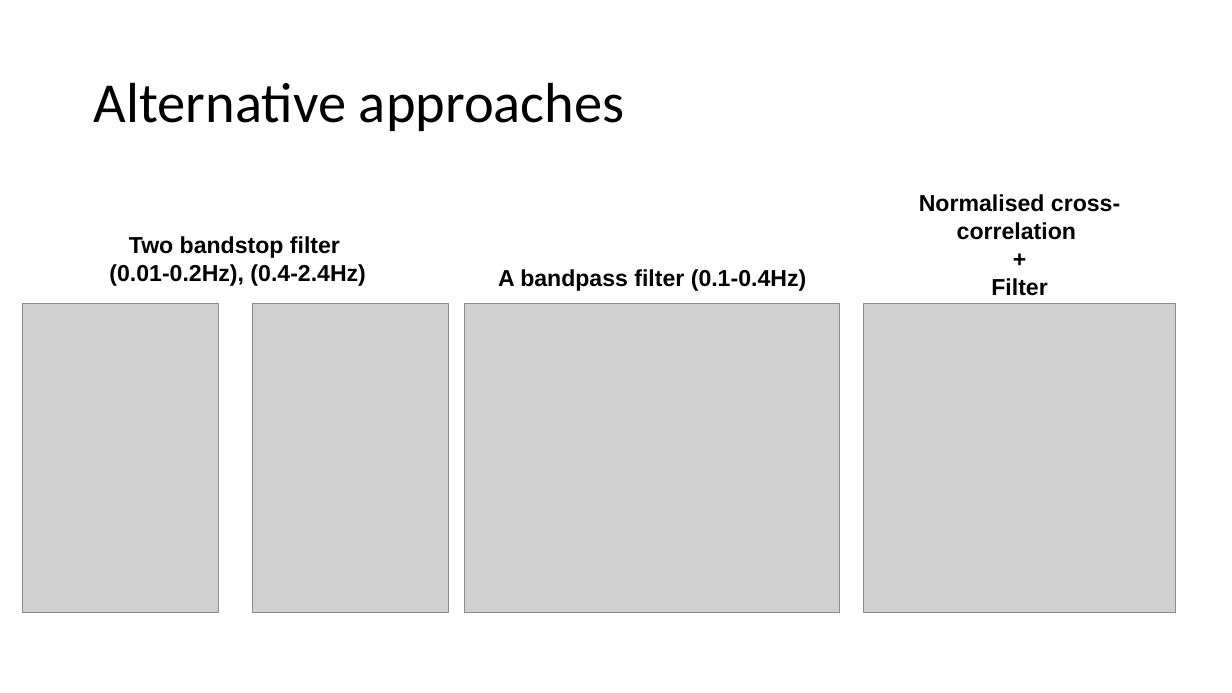
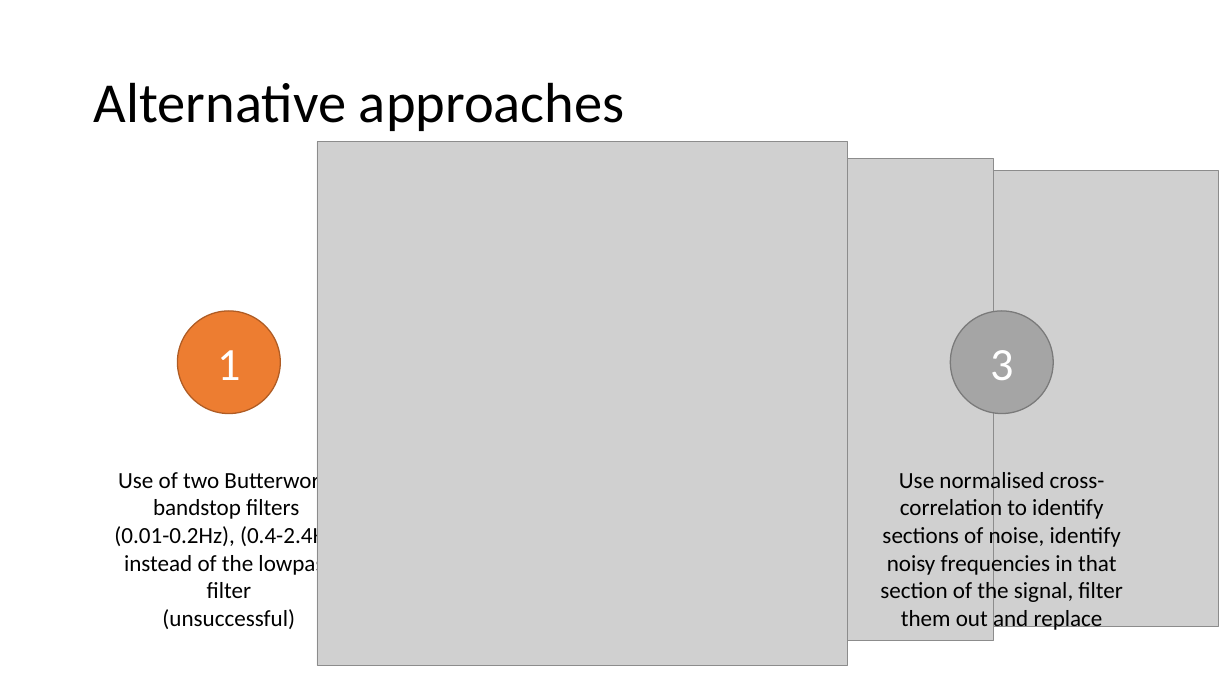
Before and after one commit to AoibheT-H/Algorithm_Challenge, a slide deck: slide 4 of Aoibhe_Turner_Heaney_Algorithm_Challenge_Presentation.pptx. Drawn at 1232x693 pixels with LibreOffice and Linux fonts; fonts in the diff are those of the drawing; grey boxes stand for pictures. Boxes give left, top, right and bottom in pixels: in the first picture for what was removed or moved away, otherwise in the second. Text is boxed around its words. In the diff, an @@ line names an element or a change of style, - is before the commit and + after.

```diff
--- a/Aoibhe_Turner_Heaney_Algorithm_Challenge_Presentation.pptx
+++ b/Aoibhe_Turner_Heaney_Algorithm_Challenge_Presentation.pptx
@@ picture: place and size @@
-picture at (863,304,1176,613)
+picture at (317,142,848,666)
@@ picture: place and size @@
-picture at (465,304,840,613)
+picture at (665,171,1219,627)
@@ picture: place and size @@
-picture at (252,304,449,613)
+picture at (687,159,994,640)
@@ text removed at (919,194,1120,296) @@
-Normalised cross-correlation
-+
-Filter
@@ text removed at (498,269,806,291) @@
-A bandpass filter (0.1-0.4Hz)
@@ picture removed at (22,304,219,613) @@
@@ ellipse added at (177,311,280,414), fill #ED7D31, outline #AF5C24 1 pt, 36 pt, text #FFFFFF @@
+1
@@ ellipse added at (951,311,1054,414), fill #A5A5A5, outline #7A7A7A 1 pt, 36 pt, text #FFFFFF @@
+3
@@ text at (114,468,343,629): text changed; font Arial to Calibri; bold off @@
-Two bandstop filter
-(0.01-0.2Hz), (0.4-2.4Hz)
+Use of two Butterworth bandstop filters
+(0.01-0.2Hz), (0.4-2.4Hz) instead of the lowpass filter
+(unsuccessful)
@@ text added at (880,468,1122,633), 18 pt, text #000000 @@
+Use normalised cross-correlation to identify sections of noise, identify noisy frequencies in that section of the signal, filter them out and replace
```
Also in this commit, not shown: 1 other slide changed, 1 slide removed.
